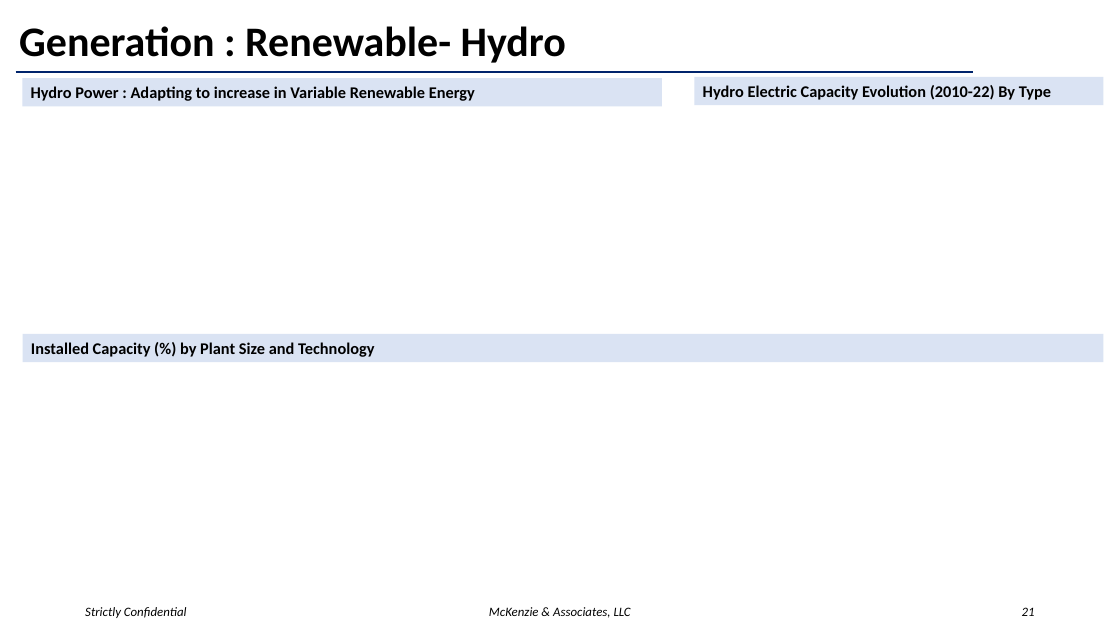
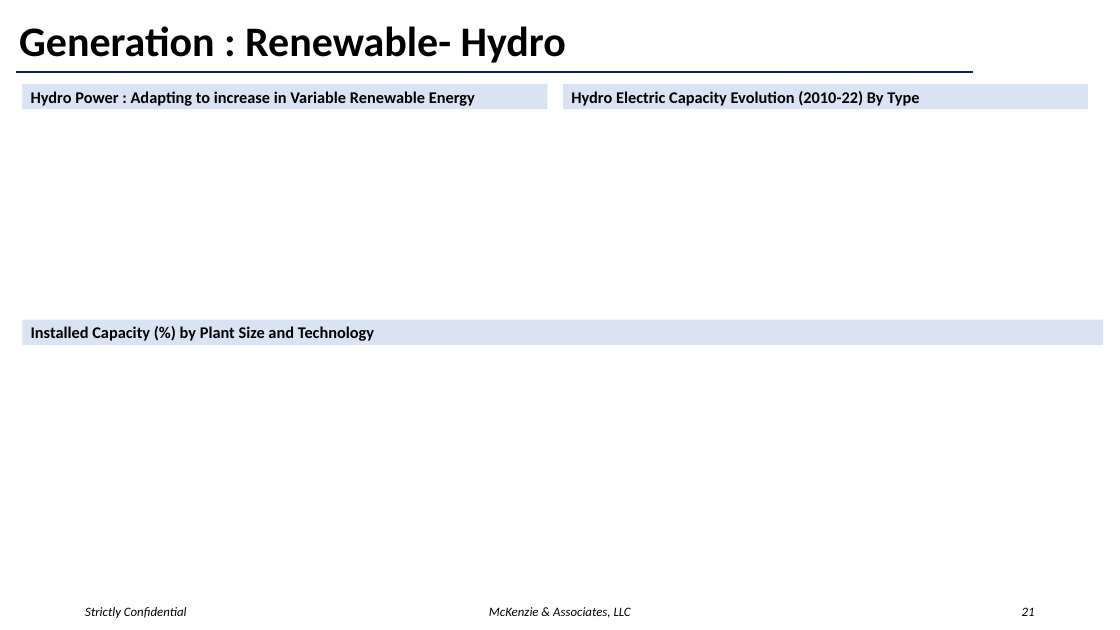
Before and after one commit to McKenzieaa/mck_cfo, a slide deck: slide 21 of streamlit_dashboard/data/energy_template.pptx. Drawn at 1120x630 pixels with LibreOffice and Linux fonts; fonts in the diff are those of the drawing. Boxes give left, top, right and bottom in pixels: in the first picture for what was removed or moved away, otherwise in the second. Text is boxed around its words. In the diff, an @@ line names an element or a change of style, - is before the commit and + after.

```diff
--- a/streamlit_dashboard/data/energy_template.pptx
+++ b/streamlit_dashboard/data/energy_template.pptx
@@ rectangle "Hydro Power : Adapting to ...": place and size @@
-rectangle "Hydro Power : Adapting to ..." at box(23, 78, 663, 107)
+rectangle "Hydro Power : Adapting to ..." at box(23, 84, 548, 109)
@@ rectangle "Hydro Electric Capacity Evolution (2010-22) ...": place and size @@
-rectangle "Hydro Electric Capacity Evolution (2010-22) ..." at box(695, 77, 1104, 106)
+rectangle "Hydro Electric Capacity Evolution (2010-22) ..." at box(563, 84, 1088, 109)
@@ rectangle "Installed Capacity (%) by Plant ...": place and size @@
-rectangle "Installed Capacity (%) by Plant ..." at box(23, 334, 1103, 362)
+rectangle "Installed Capacity (%) by Plant ..." at box(23, 320, 1103, 345)
```
Also in this commit, not shown: 15 other slides changed.
